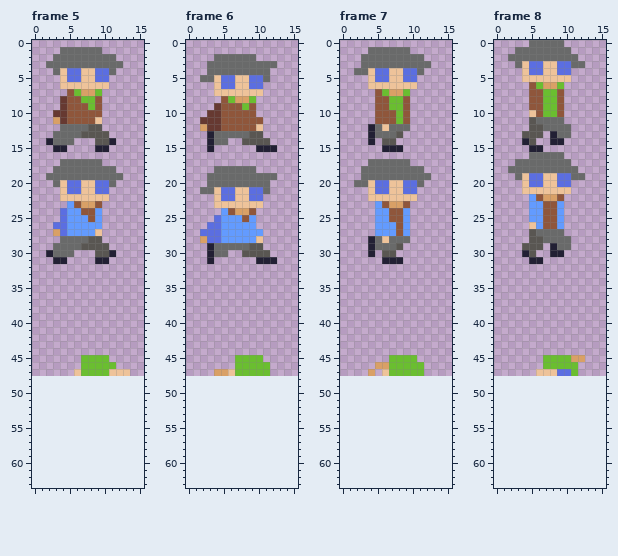
Pixel-art file: GFX/Aseprite files/Walk.aseprite. Above: the version before the commit.
16x48 pixels, 8 frames. Shown: frame 5, frame 6, frame 7, frame 8. The old version is drawn lined up with the new one, on the new canvas. The commit also changed other frames, which this record leaves out.
New version:
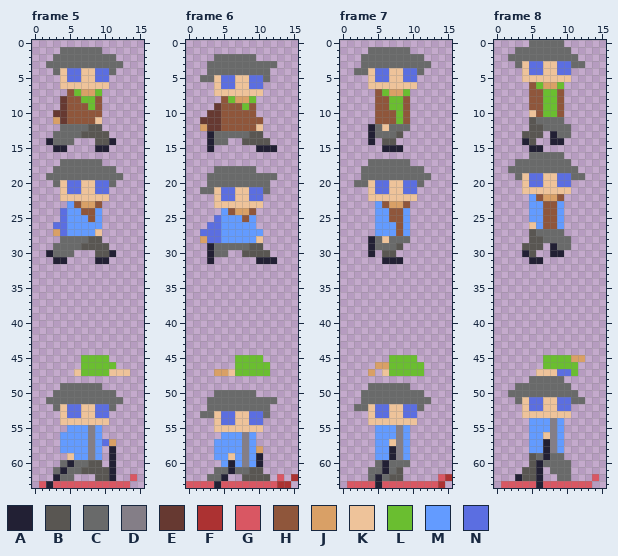
Palette (. is transparent): A #222034  B #595652  C #696a6a  D #847e87  E #663931  F #ac3232  G #d95763  H #8f563b  J #d9a066  K #eec39a  L #6abe30  M #639bff  N #5b6ee1
Changes in this commit:
canvas 16x48 -> 16x64
Frame 5:
y 49: x 4..9 ...... -> CCCCCC
y 50: x 3..11 ......... -> CCCCCCCCC
y 51: x 2..12 ........... -> CCCCCCCCCCC
y 52: x 3..11 ......... -> CKNNKKNNC
y 53: x 4..10 ....... -> KNNKKNN
y 54: x 4..10 ....... -> KKKKKKK
y 55: x 5..9 ..... -> MMMDM
y 56: x 4..9 ...... -> MMMMDM
y 57: x 4..11 ........ -> MMMMDMNJ
y 58: x 4..9 ...... -> MMMMDM; x 11 . -> A
y 59: x 5..9 ..... -> KMMDM; x 11 . -> A
y 60: x 4..9 ...... -> CACCBB; x 11 . -> A
y 61: x 3..11 ......... -> CACCBBBBA
y 62: x 3..5 ... -> ACC; x 9..11 ... -> BBA; x 14 . -> G
y 63: x 1..13 ............. -> GAGGGGGGGGGGG
Frame 6:
y 50: x 4..9 ...... -> CCCCCC
y 51: x 3..12 .......... -> CCCCCCCCCC
y 52: x 3..11 ......... -> CCCCCCCCC
y 53: x 2..11 .......... -> CCKNNKKNNC
y 54: x 4..10 ....... -> KNNKKNN
y 55: x 4..10 ....... -> KKKKKKK
y 56: x 5..9 ..... -> MMMDM
y 57: x 4..9 ...... -> MMMMDM
y 58: x 4..10 ....... -> MMMMDMJ
y 59: x 4..10 ....... -> MMKMDMA
y 60: x 5..10 ...... -> MAMDMA
y 61: x 4..10 ....... -> CCACCBB
y 62: x 3..5 ... -> CCA; x 8..11 .... -> BBBB; x 13 . -> G; x 15 . -> F
y 63: x 0..14 ............... -> GGGGAGGGGGGGGFF
Frame 7:
y 49: x 4..9 ...... -> CCCCCC
y 50: x 3..11 ......... -> CCCCCCCCC
y 51: x 3..12 .......... -> CCCCCCCCCC
y 52: x 2..11 .......... -> CCKNNKKNNC
y 53: x 4..10 ....... -> KNNKKNN
y 54: x 4..10 ....... -> KKKKKKK
y 55..56: x 5..9 ..... -> MMMDM
y 57: x 5..9 ..... -> MMKDM
y 58..59: x 5..9 ..... -> MMADM
y 60: x 5..9 ..... -> CACCC
y 61: x 4..8 ..... -> CCACB
y 62: x 4..8 ..... -> CACBB; x 14..15 .. -> GF
y 63: x 1..14 .............. -> GGGGAGGGGGGGGF
Frame 8:
y 48: x 5..9 ..... -> CCCCC
y 49: x 3..10 ........ -> CCCCCCCC
y 50: x 2..11 .......... -> CCCCCCCCCC
y 51: x 3..12 .......... -> CKNNKKNNCC
y 52: x 4..10 ....... -> KNNKKNN
y 53: x 4..10 ....... -> KKKKKKK
y 54..55: x 5..9 ..... -> MMMDM
y 56: x 5..9 ..... -> MMKDM
y 57..58: x 5..9 ..... -> MMADM
y 59: x 5..9 ..... -> BCACC
y 60: x 5..10 ...... -> BACCCC
y 61: x 4..6 ... -> BBA; x 8..10 ... -> CCC
y 62: x 3..6 .... -> ABBA; x 9..10 .. -> CC; x 14 . -> G
y 63: x 1..13 ............. -> GGGGGAGGGGGGG
Where, in picture pixels (left, top, right, bottom), the same in both pictures:
added: (39, 383, 137, 488)
added: (186, 390, 298, 488)
added: (347, 383, 452, 488)
added: (501, 376, 599, 488)
